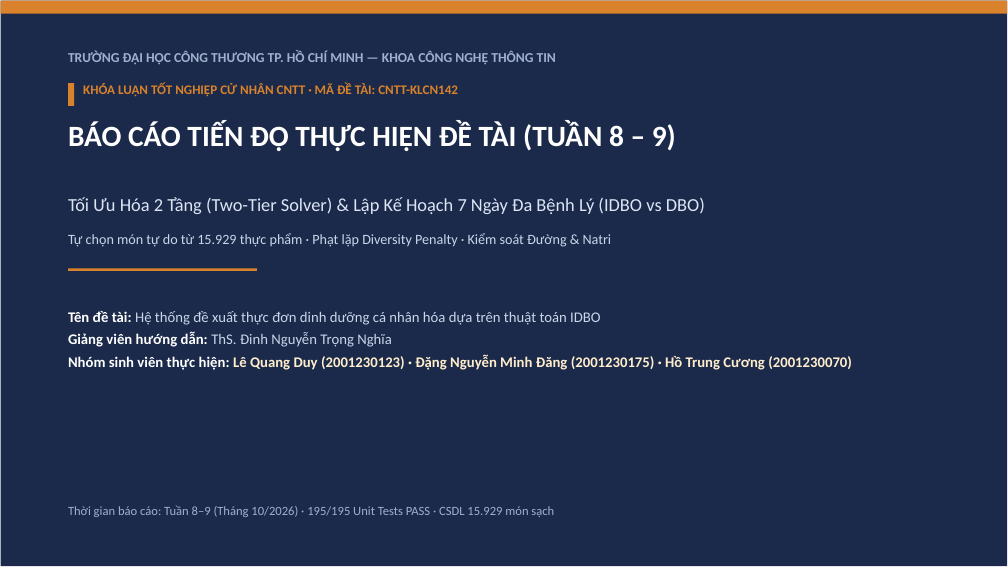
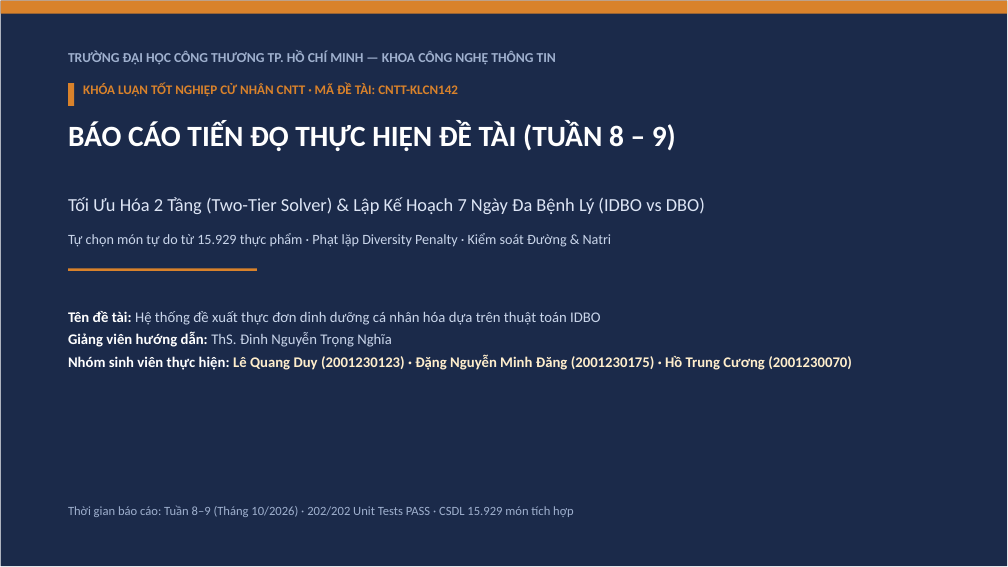
Before and after one commit to duylequang2303/DBO_heathcare, a slide deck: slide 1 of docs/slides/Slide_Bao_Cao_Tuan_8_9_DBO_IDBO.pptx. Drawn at 1008x567 pixels with LibreOffice and Linux fonts; fonts in the diff are those of the drawing. Boxes give left, top, right and bottom in pixels: in the first picture for what was removed or moved away, otherwise in the second. Text is boxed around its words. In the diff, an @@ line names an element or a change of style, - is before the commit and + after.

Commit message:
docs(slides): synchronize slide deck with 202 tests pass, academic transparency on diabetes, and culinary slot integration

```diff
--- a/docs/slides/Slide_Bao_Cao_Tuan_8_9_DBO_IDBO.pptx
+++ b/docs/slides/Slide_Bao_Cao_Tuan_8_9_DBO_IDBO.pptx
@@ text at [68,505,573,517]: text changed @@
-Thời gian báo cáo: Tuần 8–9 (Tháng 10/2026) · 195/195 Unit Tests PASS · CSDL 15.929 món sạch
+Thời gian báo cáo: Tuần 8–9 (Tháng 10/2026) · 202/202 Unit Tests PASS · CSDL 15.929 món tích hợp
```
Also in this commit, not shown: 6 other slides changed, 1 other file.
